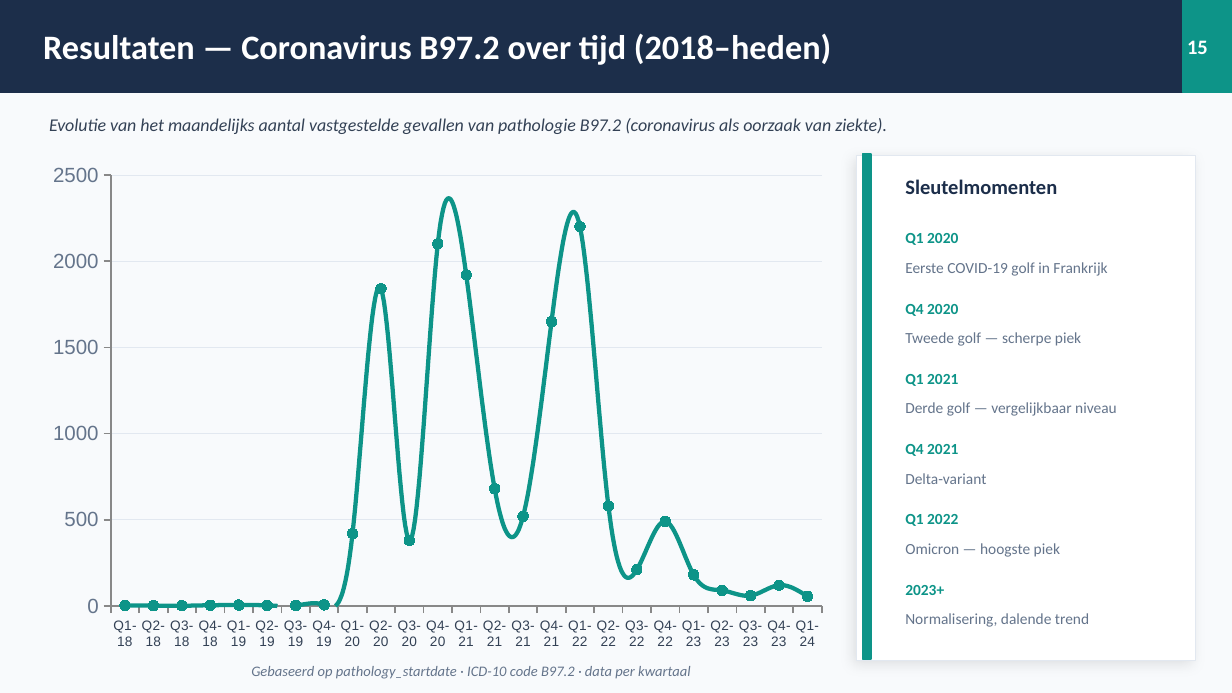
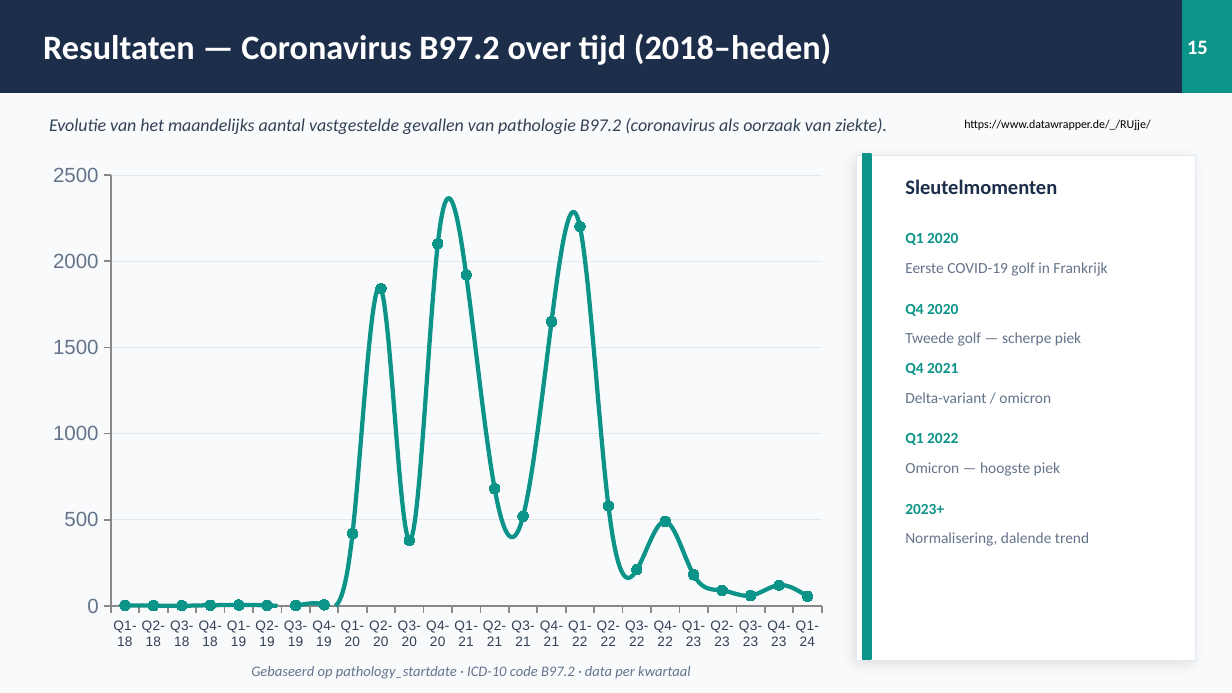
Before and after one commit to MaximeMylle/eindproef_jaar1_maxime_mylle, a slide deck: slide 15 of Presentatie/Maxime_Mylle_Eindwerk_Resultaten.pptx. Drawn at 1232x693 pixels with LibreOffice and Linux fonts; fonts in the diff are those of the drawing. Boxes give left, top, right and bottom in pixels: in the first picture for what was removed or moved away, otherwise in the second. Text is boxed around its words. In the diff, an @@ line names an element or a change of style, - is before the commit and + after.

Commit message:
update presentatie

```diff
--- a/Presentatie/Maxime_Mylle_Eindwerk_Resultaten.pptx
+++ b/Presentatie/Maxime_Mylle_Eindwerk_Resultaten.pptx
@@ text added at box(964, 119, 1150, 130), 7 pt, text #000000 @@
+https://www.datawrapper.de/_/RUjje/
@@ text removed at box(905, 374, 958, 386) @@
-Q1 2021
@@ text at box(905, 392, 1051, 403): text changed @@
-Delta-variant
+Delta-variant / omicron
@@ text removed at box(905, 402, 1117, 416) @@
-Derde golf — vergelijkbaar niveau
@@ 5 texts: place and size @@
-5 texts at box(905, 444, 1089, 627)
+5 texts at box(905, 363, 1089, 546)
```
